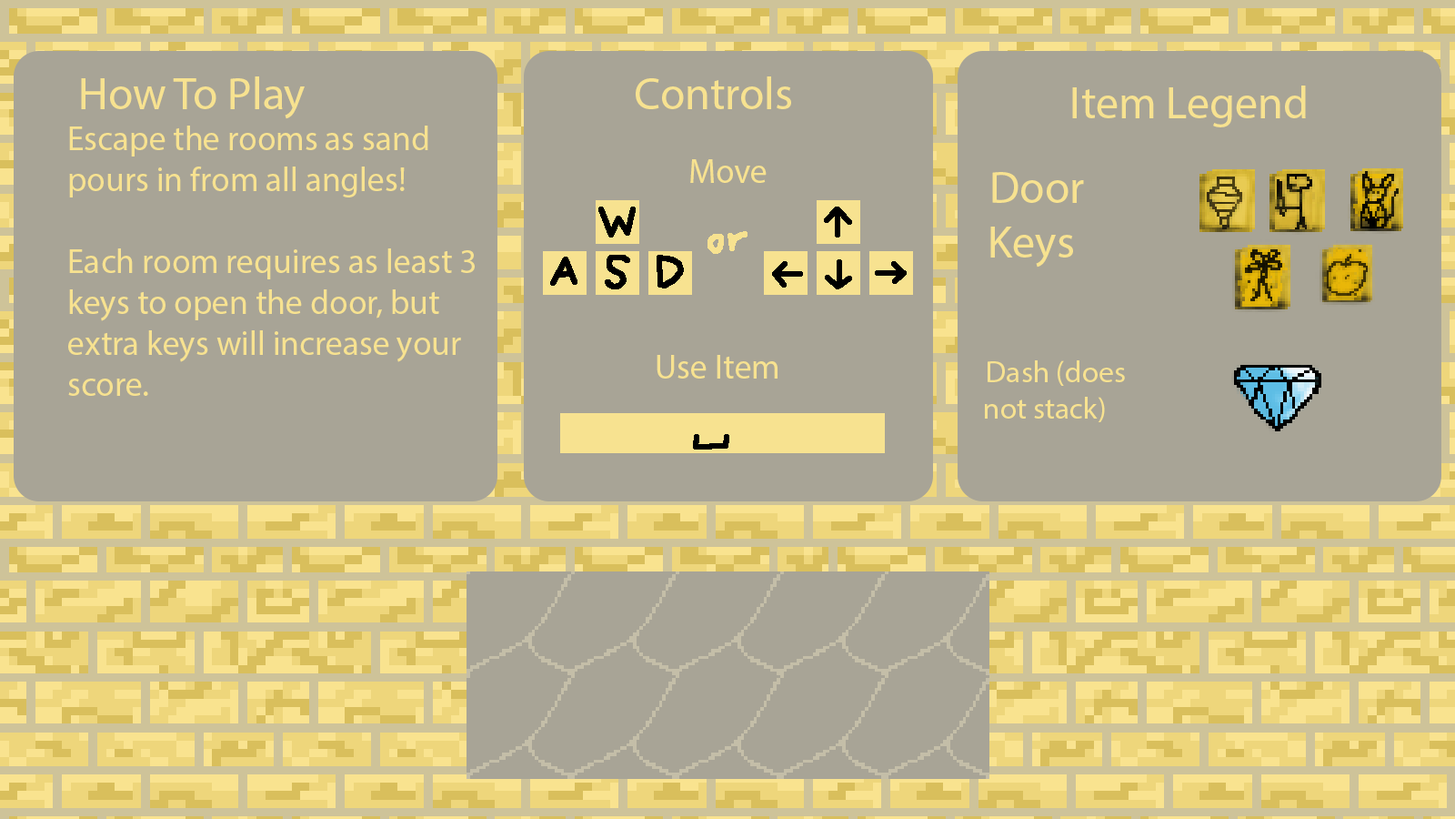
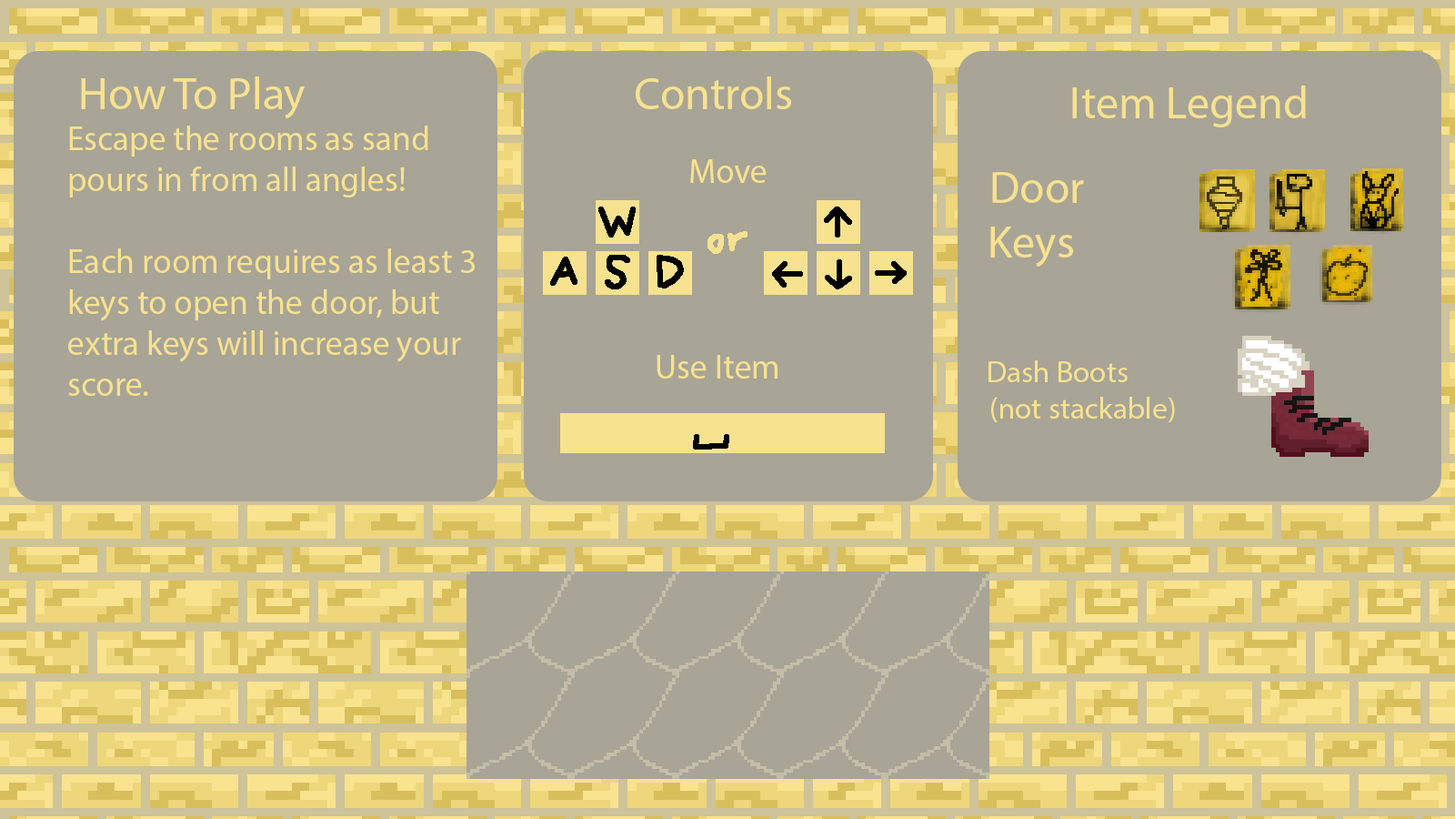
Layer changes from the first (1455, 819) image to the second:
removed layer "gem" over bbox(1231, 362, 1325, 434)
added layer "Layer 24" above "Dash Boots (not stackable)" over bbox(1237, 335, 1369, 457)
renamed "Dash (does not stack)" to "Dash Boots (not stackable)", painted on it over bbox(985, 360, 1176, 423)
